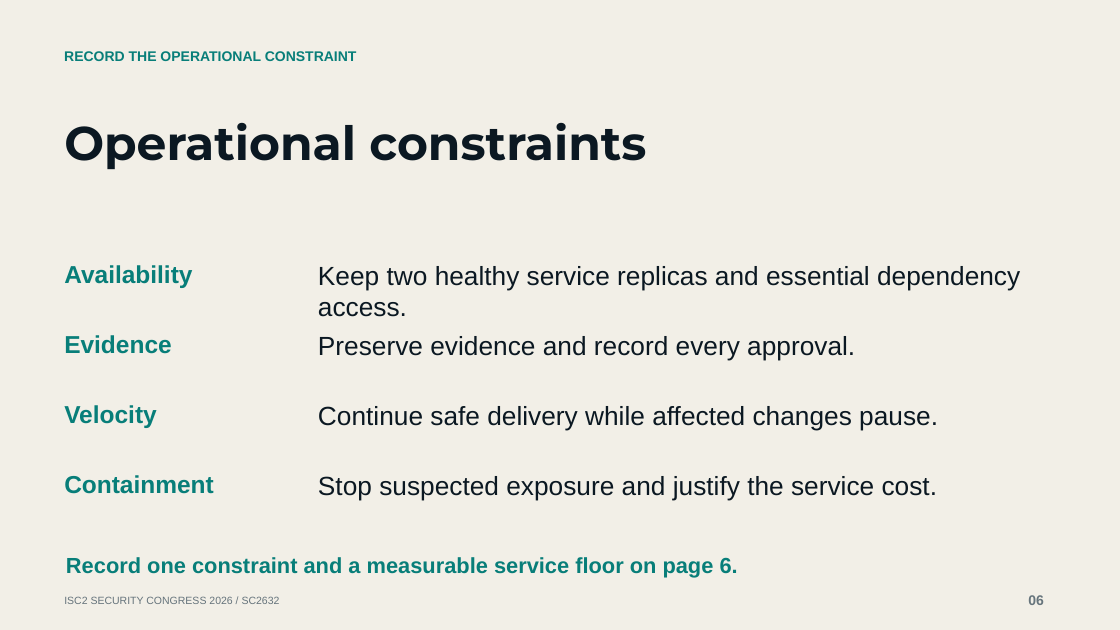
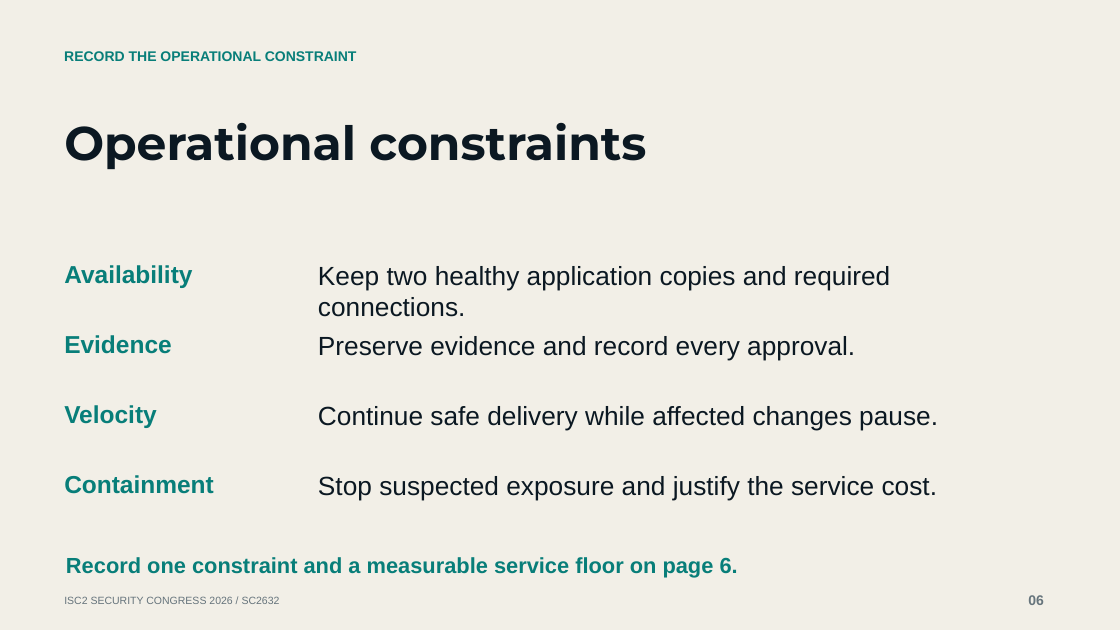
Before and after one commit to mgunjan/sc2632-tabletop, a slide deck: slide 6 of submission/2026-10-13/SC2632-session-four-cases.pptx. Drawn at 1120x630 pixels with LibreOffice and Linux fonts; fonts in the diff are those of the drawing. Boxes give left, top, right and bottom in pixels: in the first picture for what was removed or moved away, otherwise in the second. Text is boxed around its words. In the diff, an @@ line names an element or a change of style, - is before the commit and + after.

Commit message:
Make workshop tasks accessible without Kubernetes experience

```diff
--- a/submission/2026-10-13/SC2632-session-four-cases.pptx
+++ b/submission/2026-10-13/SC2632-session-four-cases.pptx
@@ text at box(318, 266, 890, 317): text changed @@
-Keep two healthy service replicas and essential dependency access.
+Keep two healthy application copies and required connections.
```
Also in this commit, not shown: 6 other slides changed, 13 other files.
